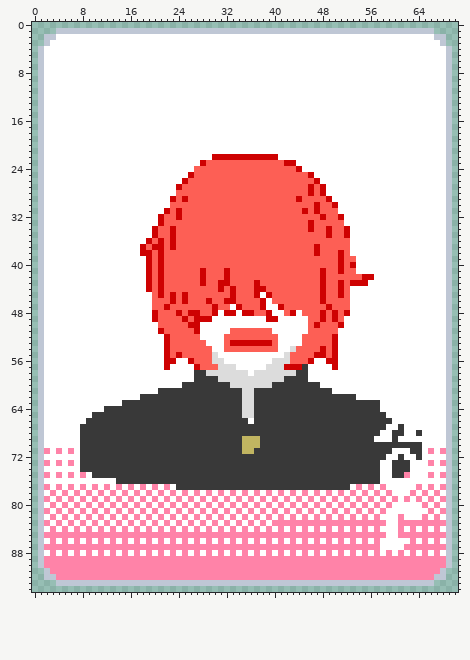
Two versions of one sprite sheet, aseprite/j_snoresville_protagonist_1x.png. The first picture shows the starting point.
The file is 71x95 pixels.
After the commit:
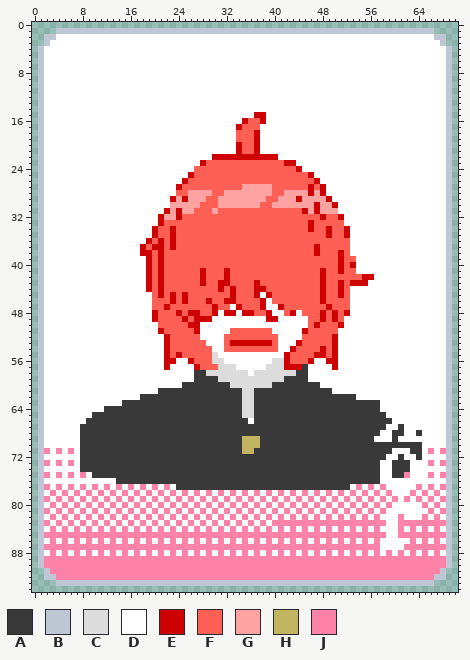
Palette (. is transparent): A #393939  B #bfc7d5  C #dcdcdc  D #ffffff  E #ce0202  F #fd5f55  G #fea2a2  H #c1b561  J #ff83a8
Diff:
Changed rows in their new state; - is an unchanged pixel.
first column x 34:
15 ---EE
16 -EFFE
17 EFFF-
18 FFFE-
19 FFFE-
20 EFFE-
21 EFFE-
first column x 22:
27 -------------GGGGG-----------
28 ----GGGG--GGGGGGGG--GGGG-G---
29 --G-GGG--GGGGGGGG--GGG-GGGG--
30 -GGGGG---GGGGGGG--GGGGGGG-GG-
31 -G-GG---G---------------G-GGG
32 GG---------------------------
first column x 42:
51 ---E
53 --E-
54 -E--
55 E---
56 E---
Boxes around the changes in both pictures, in picture pixels (x1, y1, x2, y2):
changed: (236, 112, 266, 154)
changed: (164, 184, 338, 220)
changed: (284, 328, 308, 364)
